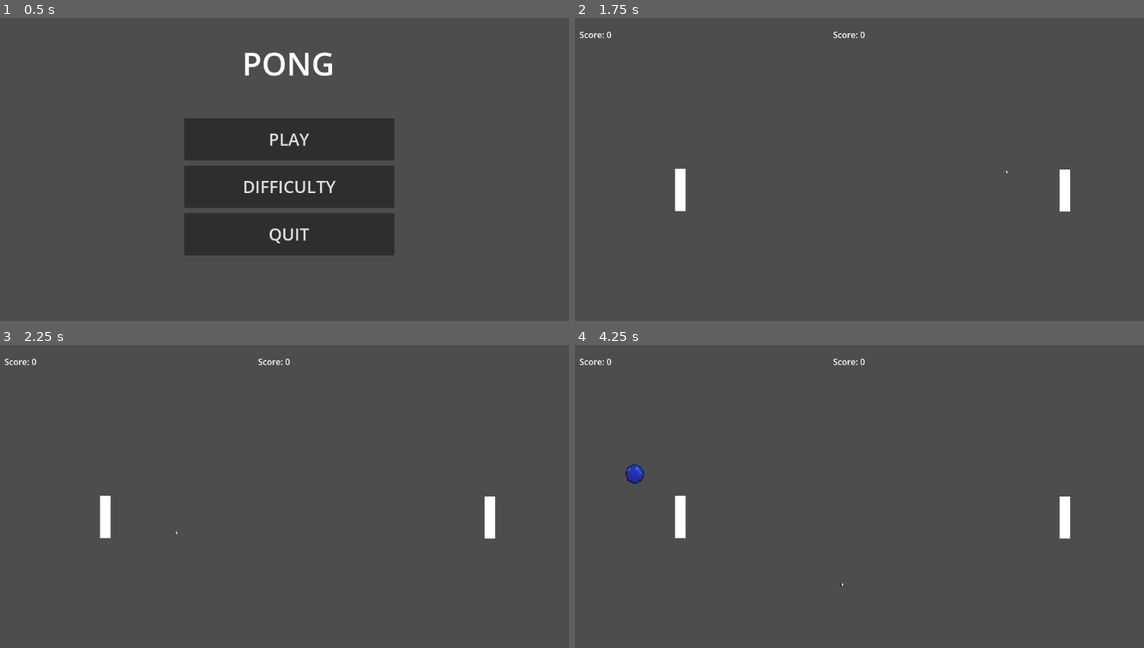
Above: before the commit, frames 1-4 (two rows, left to right).
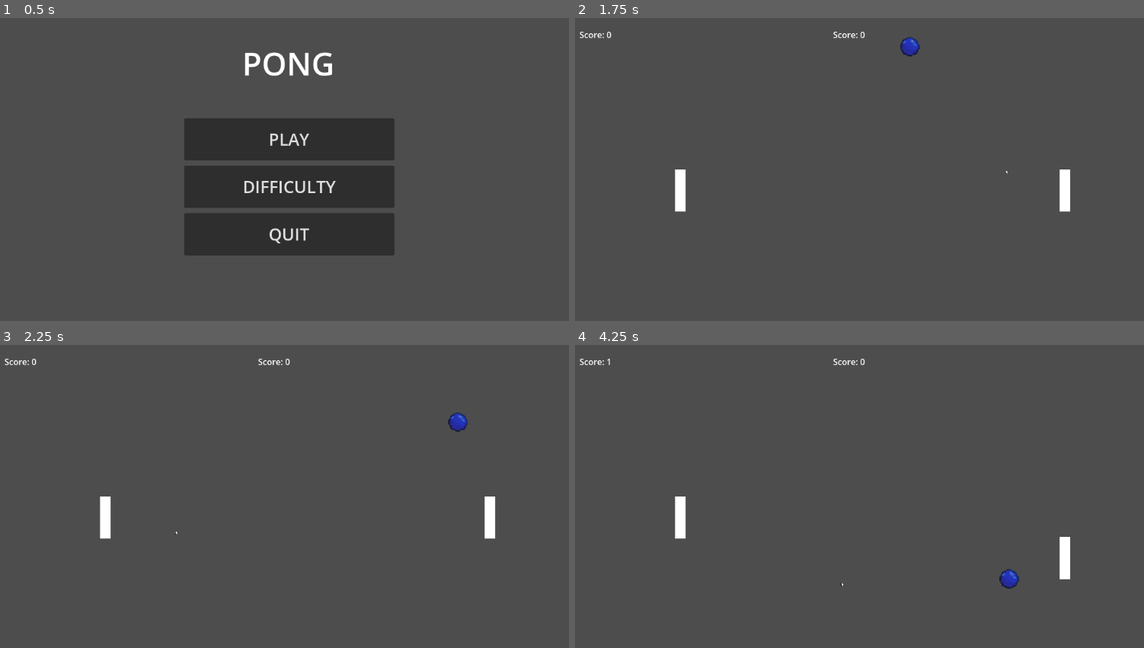
Above: after the commit, the same moments.

Repository: zallec/Internship-Project-1
Game: Godot game, scene res://scenes/main_menu.tscn
Two runs of this game, one before a commit and one after it. Both use one fixed random seed, a clock stepped at 60 frames per second and the inputs below.
Inputs (mouse positions are in pixels of both pictures, inside the frame that each line leads up to):
- Up to frame 1 (0.5 s): no input
- Up to frame 2 (1.75 s): click "PLAY" at 0.5 s; tap Enter at 1.25 s; move the mouse to (1007, 172) at 1.27 s
- Up to frame 3 (2.25 s): move the mouse to (176, 532) at 2.02 s; hold W (move_down) from 2.03 s (still down)
- Up to frame 4 (4.25 s): move the mouse to (933, 441) at 2.77 s; release W (move_down) at 2.78 s; move the mouse to (842, 584) at 3.52 s

Frame 1 is identical in both runs. In frame 2, 0.2% of the frame differs, in the area x 17-61%, y 6-65%; in frame 3, 0.2%; in frame 4, 0.9%, in the area x 5-88%, y 4-81%.

Commit message:
fixed ghost ball collision after initial ball spawn

Diff:
--- a/project.godot
+++ b/project.godot
@@ -33,6 +33,11 @@
 , Object(InputEventKey,"resource_local_to_scene":false,"resource_name":"","device":-1,"window_id":0,"alt_pressed":false …(186 unchanged characters)…
 ]
 }
+Quit={
+"deadzone": 0.2,
+"events": [Object(InputEventKey,"resource_local_to_scene":false,"resource_name":"","device":-1,"window_id":0,"alt_pressed":false,"shift_pressed":false,"ctrl_pressed":false,"meta_pressed":false,"pressed":false,"keycode":0,"physical_keycode":4194305,"key_label":0,"unicode":0,"location":0,"echo":false,"script":null)
+]
+}
 
 [physics]
 
--- a/scenes/main.tscn
+++ b/scenes/main.tscn
@@ -17,7 +17,6 @@
 @export var ball_spawn_delay: int = 1
 var score: int
 var screen_center: Vector2
-signal ball_spawned(ball: Node)
 
 
 # Called when the node enters the scene tree for the first time.
@@ -38,32 +37,18 @@
 
 
 func new_game() -> void:
+	# first, initialize ball to get enemyWall to track
+	spawn_ball()
+
 	$PlayerWall.start()
 	$EnemyWall.start()
-
-	# freeze enemy wall to avoid initial ball-tracking issues
-	$EnemyWall.set_physics_process(false)
-
-	# temporarily disabling goals to deal with initial ball spawn at 0,0 problem
-	print(\"goals disabled\")
-	$Goal_Left.monitoring = false
-	$Goal_Right.monitoring = false
-
-	spawn_ball()
-	await get_tree().create_timer(enemyWall_spawn_delay).timeout
-	$EnemyWall.set_physics_process(true)
 
 	# delay before setting ball physics
 	await get_tree().create_timer(ball_spawn_delay).timeout
 	var ball: Node = get_node_or_null(\"Ball\")
 	if ball:
-		ball._start()
+		ball.start()
 		ball.set_physics_process(true)
-
-	# enable goals after ball is launched to avoid initial ball spawn at 0,0 problem
-	$Goal_Left.monitoring = true
-	$Goal_Right.monitoring = true
-	print(\"goals enabled\")
 
 
 func _on_start_delay_timeout() -> void:
@@ -76,8 +61,15 @@
 	ball.name = \"Ball\"
 	ball.position = screen_center
 	add_child(ball)
+	ball.get_node(\"CollisionShape2D\").disabled = true
 	# call_deferred waits until next frame for the enemyWall to start tracking the ball
 	$EnemyWall.ball = ball
+	await get_tree().create_timer(ball_spawn_delay).timeout
+	var new_ball: Node = get_node_or_null(\"Ball\")
+	if new_ball:
+		new_ball.start()
+		new_ball.set_physics_process(true)
+		new_ball.get_node(\"CollisionShape2D\").disabled = false
 	print(\"ball spawned at \", ball.position)
 
 
@@ -96,7 +88,7 @@
 	await get_tree().create_timer(ball_spawn_delay).timeout
 	var ball: Node = get_node_or_null(\"Ball\")
 	if ball:
-		ball._start()
+		ball.start()
 		ball.set_physics_process(true)
 
 
@@ -176,7 +168,7 @@
 position = Vector2(568, -44)
 
 [node name="PlayerWall" parent="." unique_id=492150251 instance=ExtResource("2_sugp2")]
-position = Vector2(217, 322)
+position = Vector2(217, 323)
 scale = Vector2(0.5, 2)
 
 [node name="EnemyWall" parent="." unique_id=151816420 instance=ExtResource("4_jyhfs")]
--- a/scenes/scripts/ball.gd
+++ b/scenes/scripts/ball.gd
@@ -1,8 +1,9 @@
 extends CharacterBody2D
 
-@export var speed: float = 300
+@export var speed: float = 500
 @export var max_speed: float = 500
 var direction: Vector2 = Vector2.ZERO
+
 
 # Called when the node enters the scene tree for the first time.
 func _ready() -> void:
@@ -13,13 +14,14 @@
 # Called every frame. 'delta' is the elapsed time since the previous frame.
 func _physics_process(delta: float) -> void:
 	var collision: KinematicCollision2D = move_and_collide(velocity * delta)
+	# handles bounce physics, supposed to increase velocity when bouncing
 	if collision:
 		direction = velocity.bounce(collision.get_normal()).normalized()
 		speed = speed + 100
 		velocity = velocity.bounce(collision.get_normal())
 
 
-func _start() -> void:
+func start() -> void:
 	show()
 	var angle: float = randf_range(-PI/6, PI/6)
 	if randi() % 2 == 0:
--- a/scenes/scripts/enemyWall.gd
+++ b/scenes/scripts/enemyWall.gd
@@ -6,12 +6,7 @@
 
 # Called when the node enters the scene tree for the first time.
 func _ready() -> void:
-	screen_height = get_viewport_rect().size.y
-	position.x = 939
-	position.y = screen_height / 2
-
-func _on_ball_spawned(new_ball: Node) -> void:
-	ball = new_ball
+	show()
 
 # Called every frame. 'delta' is the elapsed time since the previous frame.
 func _physics_process(_delta: float) -> void:
@@ -34,4 +29,6 @@
 
 
 func start() -> void:
-	show()
+	screen_height = get_viewport_rect().size.y
+	position.x = 939
+	position.y = screen_height / 2
--- a/scenes/scripts/playerWall.gd
+++ b/scenes/scripts/playerWall.gd
@@ -7,32 +7,21 @@
 # Called when the node enters the scene tree for the first time.
 func _ready() -> void:
 	var screen_size: Vector2 = get_viewport_rect().size
-	screen_height = screen_size.y
-	print("screen_height: ", screen_height)
-	print("position: ", position)
-	position = Vector2(211,323)
+	screen_height = screen_size.y # 648
+	position = Vector2(211,screen_height / 2)
+
+
+func start() -> void:
+	show()
+
+
+func getVerticalDirection() -> float:
+	return Input.get_action_strength("move_down") - Input.get_action_strength("move_up")
 
 
 # Called every frame. 'delta' is the elapsed time since the previous frame.
 func _physics_process(delta: float) -> void:
-	velocity = Vector2.ZERO
-	if Input.is_action_pressed("move_down"):
-		velocity.y += 1
-	if Input.is_action_pressed("move_up"):
-		velocity.y -= 1
-
-	if velocity.length() > 0:
-		velocity = velocity.normalized() * speed
-
+	var direction: Vector2 = Vector2(0, getVerticalDirection())
+	velocity = direction * speed
+	position.y = clamp(position.y, 0, screen_height)
 	move_and_slide()
-	position.y = clamp(position.y, 0, screen_height)
-
-	# if collides with object
-	#for area in get_overlapping_bodies():
-		#if area.is_in_group("ball"):
-
-		#if area.is_in_group("enemy"):
-
-
-func start() -> void:
-	show()
